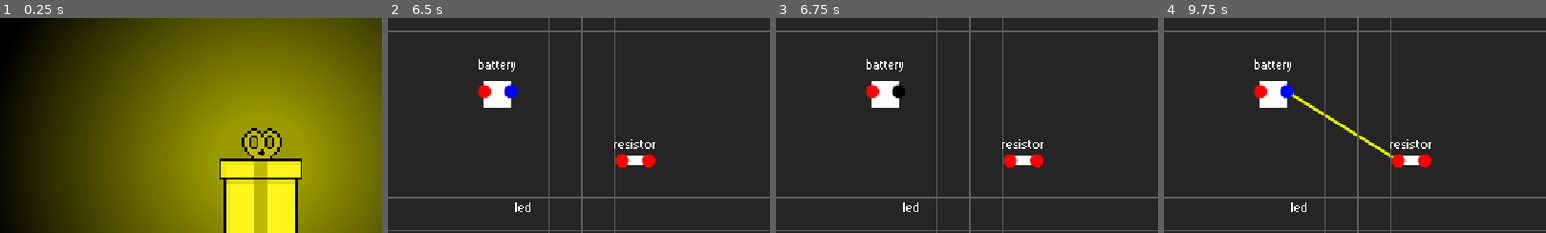
Above: before the commit, frames 1-4 (left to right).
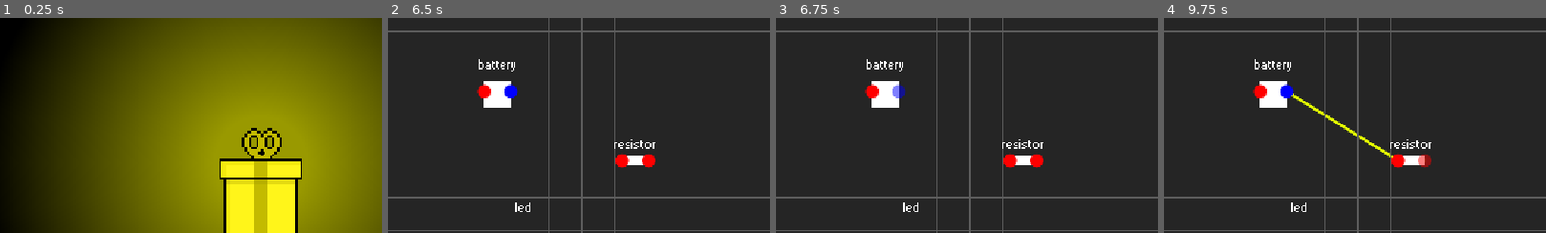
Above: after the commit, the same moments.

Repository: RafaeloxMC/giftbox
Game: Godot game, scene res://scenes/ui/loading.tscn
Two runs of this game, one before a commit and one after it. Both use one fixed random seed, a clock stepped at 60 frames per second and the inputs below.
Inputs (mouse positions are % of the whole screen's width and height, from its top left):
- Up to frame 1 (0.25 s): no input
- Up to frame 2 (6.5 s): tap Enter (ui_accept) at 0.5, 0.77, 1.25, 1.52, 2, 3.02, 5.75, 6.02 s; hold Right (ui_right) 0.53-2.03 s; click (50, 50) at 0.6 s; move the mouse to (30, 55) at 1.27 s; tap Alt at 1.35, 5.85 s; move the mouse to (60, 28) at 2.02 s; hold Left (ui_left) 2.03-2.78 s; tap Shift at 2.1 s; move the mouse to (50, 58) at 2.77 s; hold Right (ui_right) 2.78-3.5 s; click (50, 58) at 2.85 s; click "Run" at 3.5 s; click "Clear" at 4.25 s; click "Hint" at 5 s; move the mouse to (28, 33) at 5.77 s; hold Right (ui_right) from 5.78 s (still down); click (28, 33) at 5.92 s
- Up to frame 3 (6.75 s): tap Enter (ui_accept) at 6.5 s; move the mouse to (32, 33) at 6.52 s; release Right (ui_right) at 6.53 s; hold Left (ui_left) from 6.53 s (still down); tap Shift at 6.6 s; click (32, 33) at 6.67 s
- Up to frame 4 (9.75 s): tap Enter (ui_accept) at 6.77, 7.25, 8.27, 9.02 s; move the mouse to (33, 69) at 7.27 s; release Left (ui_left) at 7.28 s; hold Right (ui_right) 7.28-8.03 s; click (33, 69) at 7.35 s; move the mouse to (35, 69) at 8.02 s; hold Left (ui_left) 8.03-9.53 s; tap Alt at 8.1 s; click (35, 69) at 8.17 s; move the mouse to (47, 49) at 8.77 s; tap Shift at 8.85 s; click (47, 49) at 8.92 s; move the mouse to (50, 49) at 9.52 s; hold Right (ui_right) from 9.53 s (still down); click (50, 49) at 9.6 s
The pictures show only the part of the screen within x 16-66%, y 16-66%; the shares and areas given below are measured in that part.

Frames 1-2 are identical in both runs. In frame 3, 0.2% of the frame differs, in the area x 30-34%, y 30-38%; in frame 4, 0.2%.

Commit message:
Fix visual bug in pins

Diff:
--- a/scripts/electronics/board.gd
+++ b/scripts/electronics/board.gd
@@ -30,9 +30,9 @@
 func _on_pin_clicked(pin: Pin):
 	if selected_pin == null:
 		selected_pin = pin
-		pin.modulate = Color.YELLOW
+		pin.modulate.a = 0.5
 	else:
 		selected_pin.connect_to(pin)
-		selected_pin.modulate = Color.WHITE
+		selected_pin.modulate.a = 1
 		selected_pin = null
 		queue_redraw()
